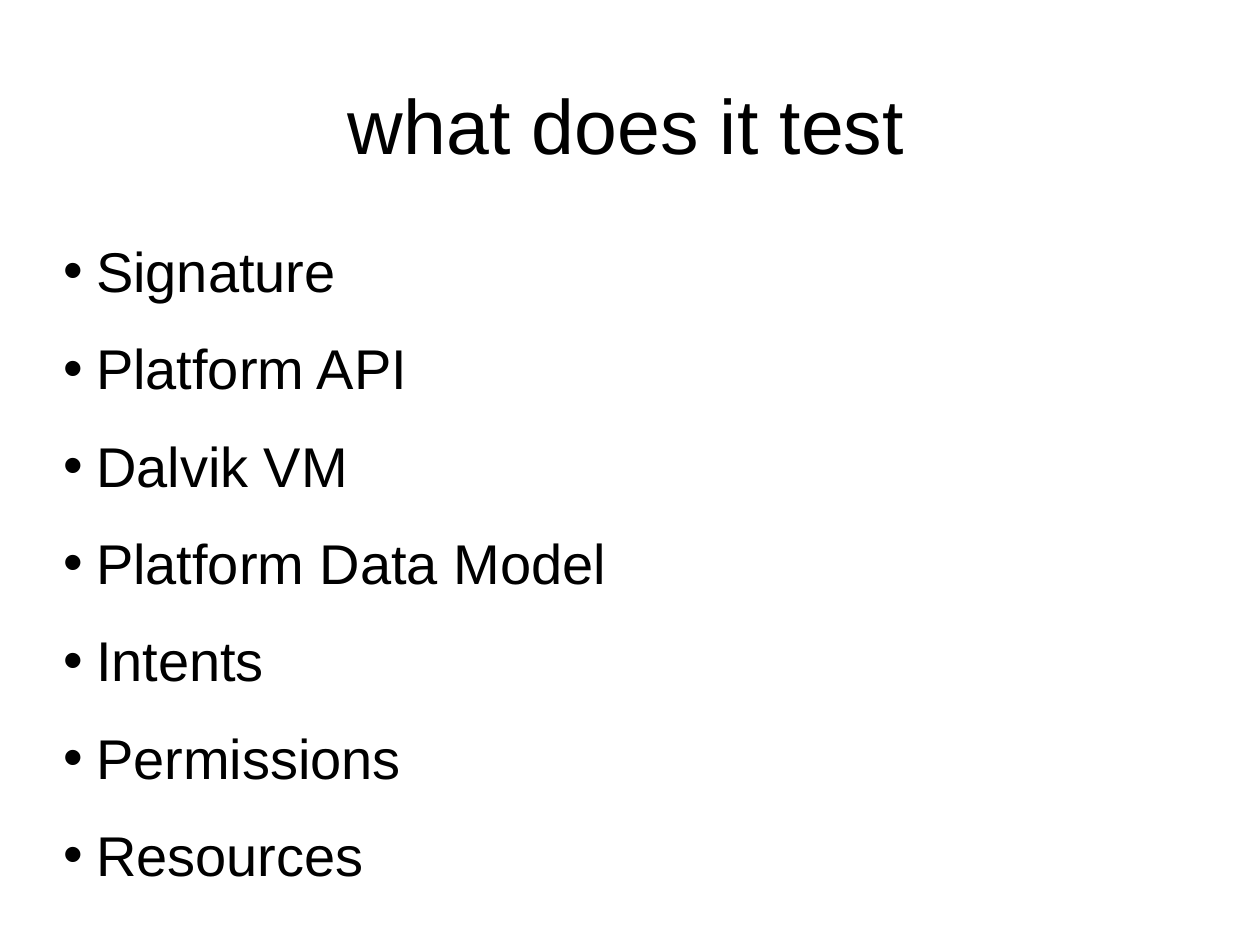
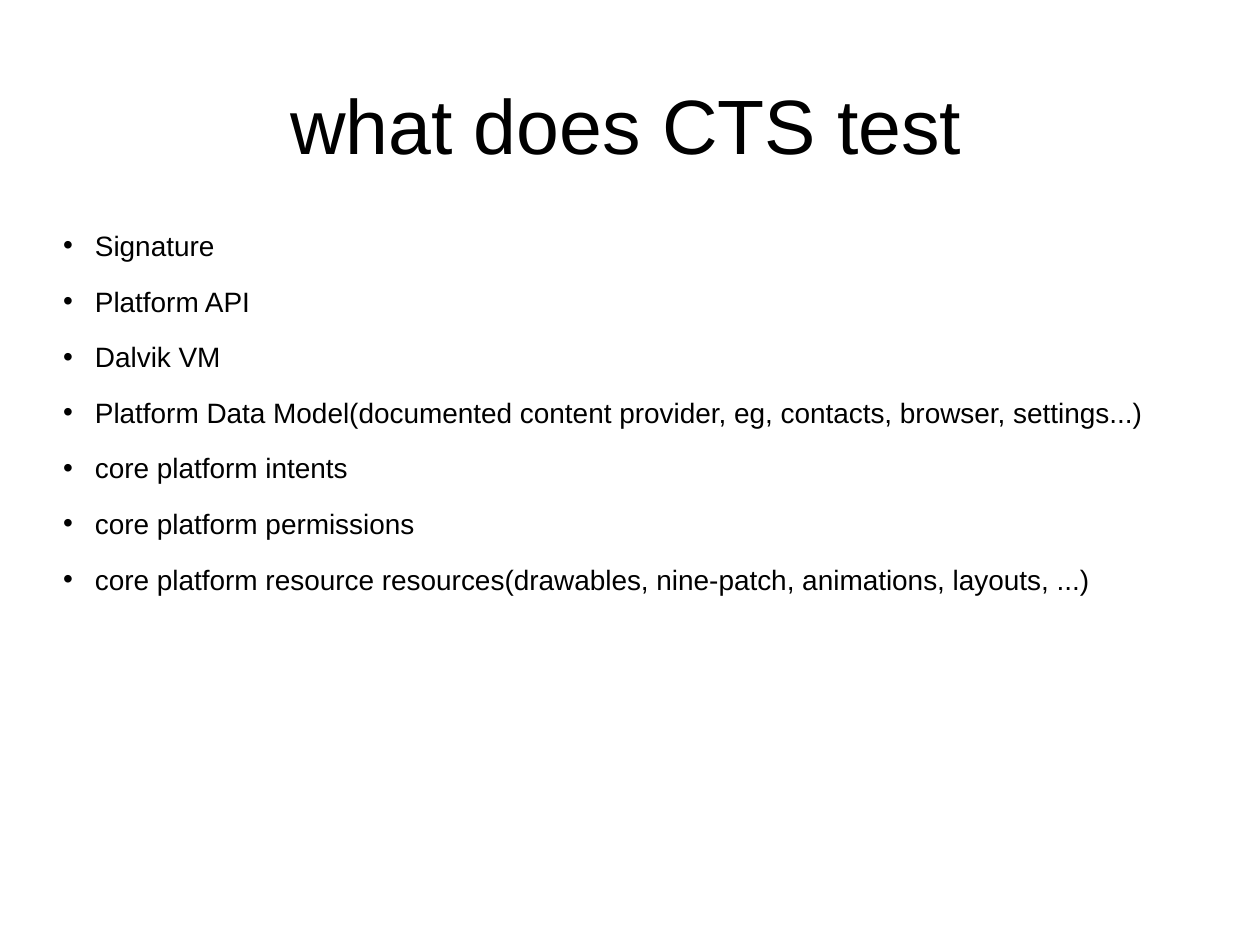
Before and after one commit to widerules/system-information, a slide deck: slide 6 of cts/CTS-training.ppt (slide 11 before the commit). Drawn at 1260x945 pixels with LibreOffice and Linux fonts; fonts in the diff are those of the drawing; background and template pictures are left out. Boxes give left, top, right and bottom in pixels: in the first picture for what was removed or moved away, otherwise in the second. Text is boxed around its words. In the diff, an @@ line names an element or a change of style, - is before the commit and + after.

```diff
--- a/cts/CTS-training.ppt
+++ b/cts/CTS-training.ppt
@@ title at box(290, 98, 961, 155): text changed @@
-what does it test
+what does CTS test
@@ text at box(95, 235, 250, 368): size 32 to 16 pt in "Signature", "Platform API", "Dalvik VM"; indent changed @@
@@ text at box(95, 402, 1142, 595): text changed; size 32 to 16 pt @@
-• Platform Data Model
-• Intents
-• Permissions
-• Resources
+• Platform Data Model(documented content provider, eg, contacts, browser, settings...)
+• core platform intents
+• core platform permissions
+• core platform resource resources(drawables, nine-patch, animations, layouts, ...)
```
Also in this commit, not shown: 18 other slides changed, 9 slides added, 19 slides removed.
